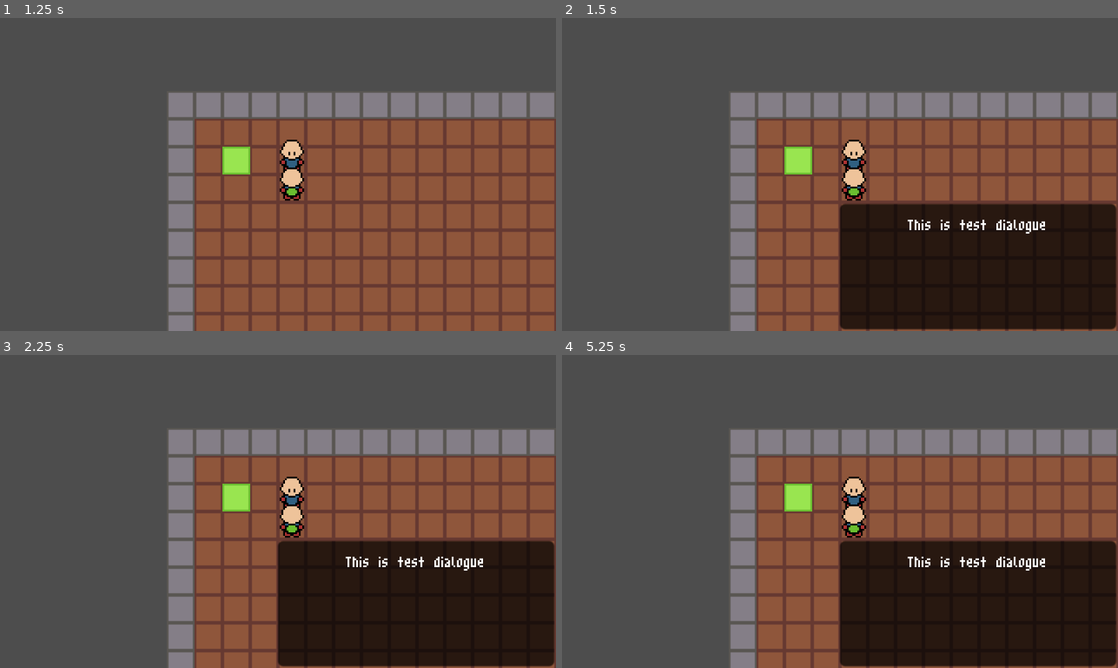
Above: before the commit, frames 1-4 (two rows, left to right).
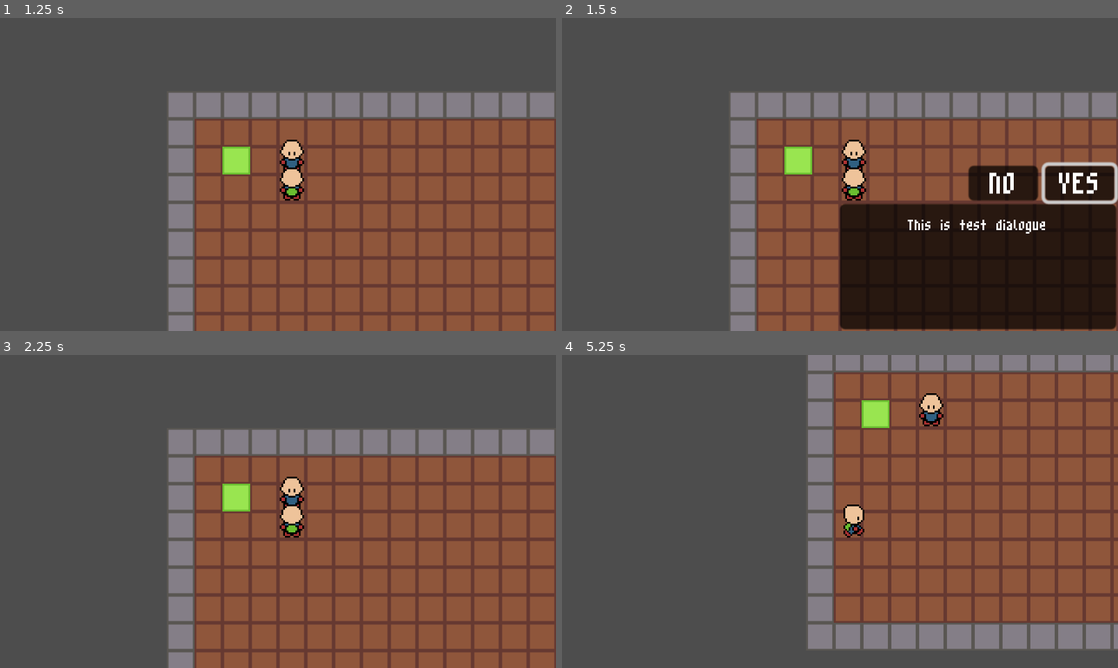
Above: after the commit, the same moments.

Repository: jevonsp/monster-tamer
Game: Godot game, scene res://main/main.tscn
Two runs of this game, one before a commit and one after it. Both use one fixed random seed, a clock stepped at 60 frames per second and the inputs below.
Inputs (mouse positions are in pixels of both pictures, inside the frame that each line leads up to):
- Up to frame 1 (1.25 s): tap Enter at 0.5 s; move the mouse to (250, 237) at 0.52 s; hold W (up) from 0.53 s (still down); hold Space (yes) from 0.53 s (still down); click (250, 237) at 0.67 s
- Up to frame 2 (1.5 s): keep holding W (up); move the mouse to (1006, 221) at 1.27 s; release Space (yes) at 1.28 s; tap Space (yes) at 1.35 s
- Up to frame 3 (2.25 s): release W (up) at 2 s; click (517, 520) at 2 s, where only the run after the commit has a clickable "YES"
- Up to frame 4 (5.25 s): tap Enter at 2.75 s; move the mouse to (673, 464) at 2.77 s; hold Shift 2.78-3.53 s; hold A (left) 2.78-4.28 s; tap Space (yes) at 3.05, 3.6, 4.25 s; move the mouse to (867, 511) at 3.52 s; click (867, 511) at 3.67 s; move the mouse to (756, 433) at 4.27 s; hold S (down) 4.28-5.03 s; hold Space (yes) 4.28-5.03 s; tap Escape (no) at 4.9 s; move the mouse to (962, 495) at 5.02 s; hold D (right) from 5.03 s (still down); tap Shift at 5.1 s

Frame 1 is identical in both runs. In frame 2, 3.3% of the frame differs, in the area x 73-100%, y 46-60%; in frame 3, 20%; in frame 4, 54%, in the area x 30-100%, y 0-100%.

Commit message:
NPC Question System

Diff:
--- a/main/Global.gd
+++ b/main/Global.gd
@@ -11,7 +11,7 @@
 signal send_player_party(party: Array[Monster])
 # Overworld
 # DialogueLabel
-signal send_overworld_text_box(text: Array[String], auto_complete: bool)
+signal send_overworld_text_box(text: Array[String], auto_complete: bool, is_question: bool)
 signal overworld_text_box_complete
 # Battle
 # Label
--- a/main/main.tscn
+++ b/main/main.tscn
@@ -25,6 +25,9 @@
 y_sort_enabled = true
 script = ExtResource("1_xwkvk")
 
+[node name="Battle" parent="." unique_id=661795331 instance=ExtResource("7_4dugh")]
+visible = false
+
 [node name="TestMap" parent="." unique_id=322966199 instance=ExtResource("2_pjrb6")]
 
 [node name="Player" parent="." unique_id=930582059 instance=ExtResource("1_53q0u")]
@@ -32,7 +35,6 @@
 WALK_SPEED = 4.5
 
 [node name="OverworldTextBox" parent="Player" unique_id=2089038544 instance=ExtResource("9_grrlh")]
-visible = false
 anchors_preset = 0
 anchor_right = 0.0
 anchor_bottom = 0.0
@@ -54,8 +56,6 @@
 position = Vector2(8, 8)
 shape = SubResource("RectangleShape2D_3wy1v")
 
-[node name="Battle" parent="." unique_id=661795331 instance=ExtResource("7_4dugh")]
-visible = false
-
 [node name="NPC" parent="." unique_id=431393256 instance=ExtResource("8_67ri8")]
 position = Vector2(64, 32)
+is_question = true
--- a/npc/npc.gd
+++ b/npc/npc.gd
@@ -9,6 +9,7 @@
 			_update_direction_visual()
 @export_multiline var dialogue: Array[String] = [""]
 @export var is_autocomplete: bool = false
+@export var is_question: bool = false
 @export var facing_dir: Vector2 = Vector2.DOWN
 @onready var animation_player: AnimationPlayer = $AnimationPlayer
 
@@ -81,7 +82,8 @@
 			return Vector2.ZERO
 
 
-func _say_dialogue(d: Array[String] = [""], autocomplete = null) -> void:
+func _say_dialogue(d: Array[String] = [""], autocomplete = null, question = null) -> void:
 	var dia = d if d != [""] else dialogue
 	var ac = autocomplete if autocomplete != null else is_autocomplete
-	Global.send_overworld_text_box.emit(dia, ac)
+	var iq = question if question != null else is_question
+	Global.send_overworld_text_box.emit(dia, ac, iq)
--- a/ui/overworld_text_box.gd
+++ b/ui/overworld_text_box.gd
@@ -1,13 +1,19 @@
 extends Panel
+signal answer_given(answer: bool)
 var processing: bool = false
 var text_array: Array[String]
 var is_auto_complete: bool = false
+var is_question: bool = false
 var text_index: int
-@onready var label: Label = $MarginContainer/Label
+@onready var main_label: Label = $MarginContainer/Label
+@onready var no_button: Button = $HBoxContainer/No
+@onready var yes_button: Button = $HBoxContainer/Yes
 
 func _ready() -> void:
-	label.text = ""
+	main_label.text = ""
 	Global.send_overworld_text_box.connect(load_text)
+
+	toggle_questions_visible()
 	if visible:
 		toggle_visible()
 
@@ -16,17 +22,32 @@
 	visible = !visible
 
 
+func toggle_questions_visible() -> void:
+	no_button.visible = !yes_button.visible
+	yes_button.visible = !yes_button.visible
+	if yes_button.visible:
+		yes_button.grab_focus()
+	else:
+		for button in [no_button, yes_button]:
+			if button.has_focus():
+				button.release_focus()
+
+
 func _unhandled_input(event: InputEvent) -> void:
 	if not processing:
+		return
+	if is_question and yes_button.visible:
 		return
 	if event.is_action_pressed("yes"):
 		advance_text()
 		get_viewport().set_input_as_handled()
 
 
-func load_text(ta: Array[String], auto_complete: bool) -> void:
+func load_text(ta: Array[String], auto_complete: bool, question: bool) -> void:
 	Global.toggle_player.emit()
 	toggle_visible()
+	is_question = question
+	print("got is_question:", is_question)
 	text_array = ta
 	is_auto_complete = auto_complete
 	if not is_auto_complete:
@@ -38,7 +59,10 @@
 
 
 func display_text() -> void:
-	label.text = text_array[text_index]
+	main_label.text = text_array[text_index]
+	if is_question:
+		if text_array.size() - text_index == 1:
+			advance_text()
 	if is_auto_complete:
 		await get_tree().create_timer((Global.DEFAULT_DELAY) / 2).timeout
 		advance_text()
@@ -47,7 +71,25 @@
 func advance_text() -> void:
 	text_index += 1
 	if text_index >= text_array.size():
-		text_finished()
+		if not is_question:
+			text_finished()
+			return
+		else:
+			if await await_question():
+				trigger()
+	text_finished()
+
+
+func await_question() -> bool:
+	toggle_questions_visible()
+	var answer = await answer_given
+	if answer:
+		return true
+	return false
+
+
+func trigger() -> void:
+	print("would trigger here")
 
 
 func text_finished() -> void:
@@ -56,10 +98,22 @@
 
 
 func clean_up() -> void:
+	toggle_questions_visible()
 	toggle_visible()
-	label.text = ""
+	main_label.text = ""
 	processing = false
 	text_array = []
+	is_question = false
 	is_auto_complete = false
 	text_index = 0
 	Global.toggle_player.emit()
+
+
+func _on_no_pressed() -> void:
+	print("no")
+	answer_given.emit(false)
+
+
+func _on_yes_pressed() -> void:
+	print("yes")
+	answer_given.emit(true)
--- a/ui/overworld_text_box.tscn
+++ b/ui/overworld_text_box.tscn
@@ -48,3 +48,55 @@
 text = "Test Text Test Text Test Text Test Text Test Text Test Text Test Text Test Text Test Text Test Text Test Text Test Text Test Text Test Text"
 horizontal_alignment = 1
 autowrap_mode = 3
+
+[node name="HBoxContainer" type="HBoxContainer" parent="." unique_id=1486501230]
+layout_mode = 0
+offset_left = 74.0
+offset_top = -22.0
+offset_right = 158.0
+offset_bottom = -2.0
+
+[node name="No" type="Button" parent="HBoxContainer" unique_id=752553216]
+layout_mode = 2
+size_flags_horizontal = 3
+theme_override_styles/normal = SubResource("StyleBoxFlat_avecd")
+
+[node name="Label" type="Label" parent="HBoxContainer/No" unique_id=833450066]
+layout_mode = 1
+anchors_preset = 15
+anchor_right = 1.0
+anchor_bottom = 1.0
+offset_top = -6.0
+grow_horizontal = 2
+grow_vertical = 2
+size_flags_vertical = 1
+theme_override_fonts/font = ExtResource("2_eo1c5")
+theme_override_font_sizes/font_size = 32
+text = "NO"
+horizontal_alignment = 1
+vertical_alignment = 1
+autowrap_mode = 3
+
+[node name="Yes" type="Button" parent="HBoxContainer" unique_id=1187289545]
+layout_mode = 2
+size_flags_horizontal = 3
+theme_override_styles/normal = SubResource("StyleBoxFlat_avecd")
+
+[node name="Label" type="Label" parent="HBoxContainer/Yes" unique_id=903643917]
+layout_mode = 1
+anchors_preset = 15
+anchor_right = 1.0
+anchor_bottom = 1.0
+offset_top = -6.0
+grow_horizontal = 2
+grow_vertical = 2
+size_flags_vertical = 1
+theme_override_fonts/font = ExtResource("2_eo1c5")
+theme_override_font_sizes/font_size = 32
+text = "YES"
+horizontal_alignment = 1
+vertical_alignment = 1
+autowrap_mode = 3
+
+[connection signal="pressed" from="HBoxContainer/No" to="." method="_on_no_pressed"]
+[connection signal="pressed" from="HBoxContainer/Yes" to="." method="_on_yes_pressed"]
